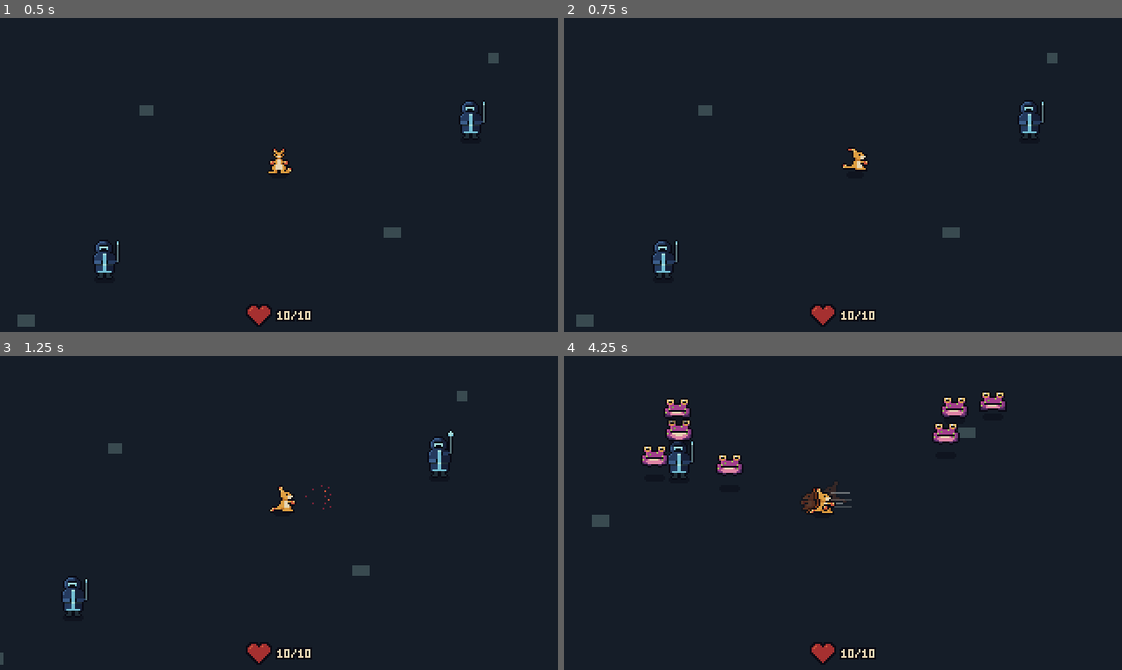
Above: before the commit, frames 1-4 (two rows, left to right).
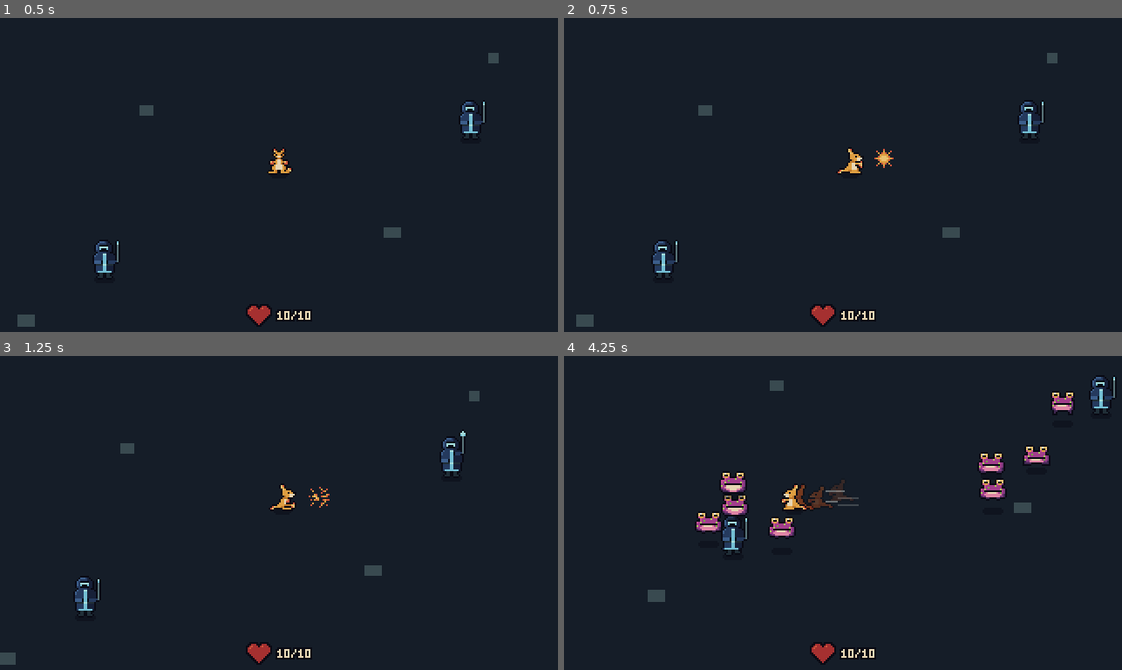
Above: after the commit, the same moments.

Repository: qmkDuran/my-own-art
Game: Godot game, scene res://scenes/main/main.tscn
The game is run twice, just before and just after one commit, with the same random seed, the same clock (stepped at 60 frames per second) and the same inputs.
Inputs (mouse positions are in pixels of both pictures, inside the frame that each line leads up to):
- Up to frame 1 (0.5 s): no input
- Up to frame 2 (0.75 s): move the mouse to (965, 159) at 0.52 s; hold D (move_right) from 0.53 s (still down); hold Right mouse button (attack, bound only after the commit) from 0.53 s (still down)
- Up to frame 3 (1.25 s): keep holding D (move_right); keep holding Right mouse button (attack, bound only after the commit); click (401, 497) at 0.8 s
- Up to frame 4 (4.25 s): move the mouse to (731, 528) at 1.27 s; release D (move_right) at 1.28 s; release Right mouse button (attack, bound only after the commit) at 1.28 s; hold S (move_down) 1.28-2.03 s; click (731, 528) at 1.35 s; tap Space (dodge) at 1.55, 2.1, 3.8 s; move the mouse to (898, 443) at 2.02 s; hold D (move_right) 2.03-2.78 s; hold Right mouse button (attack, bound only after the commit) 2.03-2.78 s; click (898, 443) at 2.17 s; move the mouse to (815, 575) at 2.77 s; hold W (move_up) 2.78-3.53 s; right-click (815, 575) at 2.85 s; click (815, 575) at 3.05 s; move the mouse to (1010, 560) at 3.52 s; press the mouse at (1010, 560) at 3.53 s; hold A (move_left) from 3.53 s (still down)

Frame 1 is identical in both runs. In frame 2, 0.3% of the frame differs, in the area x 49-60%, y 41-50%; in frame 3, 1.6%; in frame 4, 4.5%, in the area x 5-99%, y 6-79%.

Commit message:
Mouse controls and 8-direction facing
- Left-click the ground to walk there (hold to follow the cursor), with
  a small ring where you clicked. Left-click an enemy to walk up to it
  and jab (hold to keep jabbing).
- Right-click jabs in place toward the cursor. Space dodges toward the
  cursor (or the WASD direction). WASD still works and cancels mouse
  orders.
- Facing now has 8 directions using 5 views (front, front-diagonal,
  side, back-diagonal, back; left ones flipped). Diagonal views fall
  back to the side view until their art exists.

Tested in Godot 4.7.2: walking to a point, click-attacking a toad.

Co-Authored-By: Claude Opus 5.5 <noreply@anthropic.com>
Claude-Session: https://claude.ai/code/session_01YABBJVPWvaqtn34m5VQVCp

Diff:
--- a/project.godot
+++ b/project.godot
@@ -55,7 +55,7 @@
 }
 attack={
 "deadzone": 0.2,
-"events": [Object(InputEventMouseButton,"resource_local_to_s …(202 unchanged characters)… ctor2(0, 0),"factor":1.0,"button_index":1,"canceled":false,"pressed":false,"double_click":false,"script":null)
+"events": [Object(InputEventMouseButton,"resource_local_to_s …(202 unchanged characters)… ctor2(0, 0),"factor":1.0,"button_index":2,"canceled":false,"pressed":false,"double_click":false,"script":null)
 , Object(InputEventJoypadButton,"resource_local_to_scene":false,"resource_name":"","device":-1,"button_index":2,"pressure":0.0,"pressed":false,"script":null)
 ]
 }
@@ -65,6 +65,11 @@
 , Object(InputEventJoypadButton,"resource_local_to_scene":false,"resource_name":"","device":-1,"button_index":0,"pressure":0.0,"pressed":false,"script":null)
 ]
 }
+move_to_cursor={
+"deadzone": 0.2,
+"events": [Object(InputEventMouseButton,"resource_local_to_scene":false,"resource_name":"","device":-1,"window_id":0,"alt_pressed":false,"shift_pressed":false,"ctrl_pressed":false,"meta_pressed":false,"button_mask":0,"position":Vector2(0, 0),"global_position":Vector2(0, 0),"factor":1.0,"button_index":1,"canceled":false,"pressed":false,"double_click":false,"script":null)
+]
+}
 
 [rendering]
 
--- a/scenes/creatures/emberoo/emberoo.tscn
+++ b/scenes/creatures/emberoo/emberoo.tscn
@@ -13,6 +13,7 @@
 [ext_resource type="Script" path="res://scripts/effects/speed_lines.gd" id="11_lines"]
 [ext_resource type="Script" path="res://scripts/components/health.gd" id="12_health"]
 [ext_resource type="Script" path="res://scripts/effects/hit_flash.gd" id="13_flash"]
+[ext_resource type="PackedScene" path="res://scenes/effects/shockwave.tscn" id="14_marker"]
 
 [sub_resource type="CircleShape2D" id="CircleShape2D_body"]
 radius = 5.0
@@ -25,6 +26,7 @@
 z_index = 1
 motion_mode = 1
 script = ExtResource("1_creature")
+click_marker_scene = ExtResource("14_marker")
 
 [node name="Shadow" type="Polygon2D" parent="."]
 color = Color(0.0352941, 0.0392157, 0.0784314, 0.45)
--- a/scripts/animation/creature_animator.gd
+++ b/scripts/animation/creature_animator.gd
@@ -10,11 +10,19 @@
 const FALLBACK_VIEW := "side"
 
 ## Which sprite-sheet view is used for each facing direction.
-## Looking left reuses the side view, flipped.
+## Looking left reuses the right-facing views, flipped.
 const VIEW_FOR_DIRECTION := {
 	Facing.Direction.DOWN: "front",
+	Facing.Direction.DOWN_SIDE: "frontdiag",
+	Facing.Direction.SIDE: "side",
+	Facing.Direction.UP_SIDE: "backdiag",
 	Facing.Direction.UP: "back",
-	Facing.Direction.SIDE: "side",
+}
+
+## If a view isn't drawn yet (e.g. a new diagonal), use the closest one that is.
+const STAND_IN_FOR_VIEW := {
+	"frontdiag": "side",
+	"backdiag": "side",
 }
 
 ## Seconds each frame is shown, in order.
@@ -90,11 +98,13 @@
 		action = "blink"
 
 	var view: String = VIEW_FOR_DIRECTION[facing.direction]
-	flip_h = facing.direction == Facing.Direction.SIDE and facing.is_looking_left
+	flip_h = facing.is_looking_left and facing.direction != Facing.Direction.DOWN and facing.direction != Facing.Direction.UP
 
 	var animation_to_play := _first_drawn_animation([
 		SpriteSheetLoader.animation_name_for(action, view),
 		SpriteSheetLoader.animation_name_for(STAND_IN_FOR_ACTION.get(action, action), view),
+		SpriteSheetLoader.animation_name_for(action, STAND_IN_FOR_VIEW.get(view, view)),
+		SpriteSheetLoader.animation_name_for(STAND_IN_FOR_ACTION.get(action, action), STAND_IN_FOR_VIEW.get(view, view)),
 		SpriteSheetLoader.animation_name_for(FALLBACK_ACTION, view),
 		SpriteSheetLoader.animation_name_for(FALLBACK_ACTION, FALLBACK_VIEW),
 	])
--- a/scripts/components/facing.gd
+++ b/scripts/components/facing.gd
@@ -1,39 +1,43 @@
 class_name Facing
 extends Node
-## Remembers which way the creature is looking.
+## Remembers which way the creature is looking, in 8 directions.
 ##
+## There are 5 drawn views: front, front-diagonal, side, back-diagonal and back.
+## Left-facing directions reuse the right-facing views, flipped.
 ## The creature keeps facing its last direction after it stops moving,
 ## so it doesn't snap back to looking down every time you let go.
 
-enum Direction { DOWN, UP, SIDE }
+enum Direction { DOWN, DOWN_SIDE, SIDE, UP_SIDE, UP }
 
 var direction: Direction = Direction.DOWN
 var is_looking_left: bool = false
 
-
-func look_toward(move_direction: Vector2) -> void:
-	if move_direction == Vector2.ZERO:
-		return
-
-	if _is_mostly_horizontal(move_direction):
-		direction = Direction.SIDE
-		is_looking_left = move_direction.x < 0.0
-	elif move_direction.y > 0.0:
-		direction = Direction.DOWN
-	else:
-		direction = Direction.UP
+## The exact last direction looked in (any angle), e.g. for dodging "forward".
+var _look_vector: Vector2 = Vector2.DOWN
 
 
-## The facing as a unit vector, e.g. Vector2.LEFT when looking left.
-func as_vector() -> Vector2:
-	match direction:
-		Direction.DOWN:
-			return Vector2.DOWN
-		Direction.UP:
-			return Vector2.UP
-		_:
-			return Vector2.LEFT if is_looking_left else Vector2.RIGHT
+func look_toward(look_direction: Vector2) -> void:
+	if look_direction == Vector2.ZERO:
+		return
+	_look_vector = look_direction.normalized()
+	is_looking_left = _look_vector.x < -0.01
+	direction = _direction_for(_look_vector)
 
 
-func _is_mostly_horizontal(move_direction: Vector2) -> bool:
-	return absf(move_direction.x) >= absf(move_direction.y)
+## The facing as a unit vector (the exact angle last looked toward).
+func as_vector() -> Vector2:
+	return _look_vector
+
+
+## Splits the circle into 8 slices of 45°, each centred on a compass direction.
+func _direction_for(look: Vector2) -> Direction:
+	var degrees_below_horizontal := rad_to_deg(atan2(look.y, absf(look.x)))  # -90 (up) .. 90 (down)
+	if degrees_below_horizontal > 67.5:
+		return Direction.DOWN
+	if degrees_below_horizontal > 22.5:
+		return Direction.DOWN_SIDE
+	if degrees_below_horizontal > -22.5:
+		return Direction.SIDE
+	if degrees_below_horizontal > -67.5:
+		return Direction.UP_SIDE
+	return Direction.UP
--- a/scripts/components/player_input.gd
+++ b/scripts/components/player_input.gd
@@ -1,6 +1,10 @@
 class_name PlayerInput
 extends Node
 ## Reads the player's controls and turns them into intentions.
+##
+## Controls: left mouse = move to the cursor (or attack the enemy you click on),
+## right mouse = attack in place toward the cursor, Space = dodge.
+## WASD also moves, for players who prefer it.
 ##
 ## Only this component knows about keys and gamepads. Everything else asks it
 ## "what does the player want?" so controls can change without touching gameplay.
@@ -10,9 +14,18 @@
 	return Input.get_vector("move_left", "move_right", "move_up", "move_down")
 
 
-## Holding the button keeps attacking, like an ARPG basic attack.
+## Attack in place toward the cursor (right mouse). Holding keeps attacking.
 func wants_to_attack() -> bool:
 	return Input.is_action_pressed("attack")
+
+
+## Left mouse: walk toward the cursor, or attack the enemy under it.
+func just_clicked_to_move() -> bool:
+	return Input.is_action_just_pressed("move_to_cursor")
+
+
+func is_holding_move_click() -> bool:
+	return Input.is_action_pressed("move_to_cursor")
 
 
 func wants_to_dodge() -> bool:
--- a/scripts/creatures/creature.gd
+++ b/scripts/creatures/creature.gd
@@ -22,8 +22,23 @@
 ## How fast a push (e.g. a Warden's shove) slows down, in pixels per second squared.
 const PUSH_FRICTION := 600.0
 
+## How close (feet to feet, pixels) the creature walks to a clicked enemy before jabbing.
+const ATTACK_APPROACH_DISTANCE := 16.0
+## How close to a clicked spot counts as "arrived", in pixels.
+const ARRIVE_DISTANCE := 3.0
+## How close the cursor must be to an enemy's body for a click to target it, in pixels.
+const CLICK_TARGET_RADIUS := 12.0
+
 ## Seconds left during which a push controls movement instead of the player.
 var _push_seconds_left: float = 0.0
+## Where a left-click told the creature to walk.
+var _destination: Vector2 = Vector2.ZERO
+var _has_destination: bool = false
+## The enemy a left-click told the creature to attack (walk up to it, then jab).
+var _attack_target: Node2D = null
+
+## Effect shown where you click to move (a small ring).
+@export var click_marker_scene: PackedScene
 
 @onready var player_input: PlayerInput = $PlayerInput
 @onready var movement: Movement = $Movement
@@ -45,6 +60,7 @@
 
 func _physics_process(delta: float) -> void:
 	_push_seconds_left = maxf(0.0, _push_seconds_left - delta)
+	_read_mouse_orders()
 	_start_requested_action()
 	# Leaping out of the way means attacks pass through you.
 	health.is_invulnerable = dodge.is_dodging
@@ -57,6 +73,70 @@
 	animator.show_animation(_current_action(), facing)
 	animator.lift(dodge.current_height())
 
+
+# --- Mouse orders (click to move / click to attack) -----------------------
+
+## Left-click on the ground walks there (hold to keep following the cursor);
+## left-click on an enemy walks up to it and jabs (hold to keep jabbing).
+## Using WASD cancels mouse orders.
+func _read_mouse_orders() -> void:
+	if player_input.get_move_direction() != Vector2.ZERO:
+		_clear_mouse_orders()
+		return
+
+	if player_input.just_clicked_to_move():
+		var enemy := _enemy_under_cursor()
+		if enemy != null:
+			_clear_mouse_orders()
+			_attack_target = enemy
+		else:
+			_walk_to(player_input.get_aim_point())
+			_show_click_marker(_destination)
+	elif player_input.is_holding_move_click() and _attack_target == null:
+		_walk_to(player_input.get_aim_point())
+
+	if _attack_target != null and not _is_valid_target(_attack_target):
+		_attack_target = null
+
+
+func _walk_to(point: Vector2) -> void:
+	_attack_target = null
+	_destination = point
+	_has_destination = true
+
+
+func _clear_mouse_orders() -> void:
+	_has_destination = false
+	_attack_target = null
+
+
+func _enemy_under_cursor() -> Node2D:
+	var cursor := player_input.get_aim_point()
+	for enemy: Node2D in get_tree().get_nodes_in_group("enemies"):
+		if cursor.distance_to(enemy.global_position + Vector2(0, BODY_HEIGHT)) <= CLICK_TARGET_RADIUS:
+			return enemy
+	return null
+
+
+func _is_valid_target(enemy: Node2D) -> bool:
+	return is_instance_valid(enemy) and enemy.is_in_group("enemies")
+
+
+func _is_in_reach_of(enemy: Node2D) -> bool:
+	return global_position.distance_to(enemy.global_position) <= ATTACK_APPROACH_DISTANCE
+
+
+## A small ring where you clicked, so you know the order was received.
+func _show_click_marker(point: Vector2) -> void:
+	if click_marker_scene == null:
+		return
+	var marker: Shockwave = click_marker_scene.instantiate()
+	get_parent().add_child(marker)
+	marker.global_position = point
+	marker.play(6.0, 0.25, Color(0.906, 0.835, 0.702, 0.8))
+
+
+# --- Actions --------------------------------------------------------------
 
 ## One action at a time, with one exception: a dodge can cancel a jab mid-punch,
 ## so the player can always escape (like Path of Exile 2's dodge roll).
@@ -64,12 +144,24 @@
 	if player_input.wants_to_dodge() and dodge.is_ready():
 		melee_attack.cancel()
 		_start_dodge()
-	elif not _is_busy() and player_input.wants_to_attack() and melee_attack.is_ready():
-		_start_jab()
-
-
-func _start_jab() -> void:
-	var aim_direction := _aim_direction()
+	elif _is_busy() or not melee_attack.is_ready():
+		return
+	elif player_input.wants_to_attack():
+		_start_jab(_aim_direction())
+	elif _attack_target != null and _is_in_reach_of(_attack_target):
+		_start_jab(_direction_to(_attack_target))
+		# A single click is a single jab; holding the button keeps jabbing.
+		if not player_input.is_holding_move_click():
+			_attack_target = null
+
+
+func _direction_to(enemy: Node2D) -> Vector2:
+	var to_enemy := enemy.global_position - global_position
+	return to_enemy.normalized() if to_enemy.length() > 0.1 else facing.as_vector()
+
+
+func _start_jab(aim_direction: Vector2) -> void:
+	_has_destination = false
 	facing.look_toward(aim_direction)
 	melee_attack.start(aim_direction)
 	animator.replay_animation(melee_attack.current_animation, facing)
@@ -94,12 +186,13 @@
 	speed_lines.play_for(dodge.dodge_duration, dodge_direction)
 
 
-## Dodge where the player is steering, or straight ahead if they aren't.
+## Dodge where the player is steering with WASD; otherwise toward the cursor.
 func _dodge_direction() -> Vector2:
 	var steering := player_input.get_move_direction()
-	if steering == Vector2.ZERO:
-		return facing.as_vector()
-	return steering
+	if steering != Vector2.ZERO:
+		return steering
+	_clear_mouse_orders()
+	return _aim_direction()
 
 
 func _next_velocity(move_direction: Vector2, delta: float) -> Vector2:
@@ -114,10 +207,22 @@
 
 
 ## The creature plants its feet while punching and can't steer mid-dodge.
+## Otherwise WASD steers, or it walks toward a clicked enemy or spot.
 func _chosen_move_direction() -> Vector2:
 	if _is_busy():
 		return Vector2.ZERO
-	return player_input.get_move_direction()
+	var steering := player_input.get_move_direction()
+	if steering != Vector2.ZERO:
+		return steering
+	if _attack_target != null:
+		return Vector2.ZERO if _is_in_reach_of(_attack_target) else _direction_to(_attack_target)
+	if _has_destination:
+		var to_destination := _destination - global_position
+		if to_destination.length() <= ARRIVE_DISTANCE:
+			_has_destination = false
+			return Vector2.ZERO
+		return to_destination.normalized()
+	return Vector2.ZERO
 
 
 func _is_busy() -> bool:
Not shown: 1 places in scenes/creatures/emberoo/emberoo.tscn that only renumber resources
